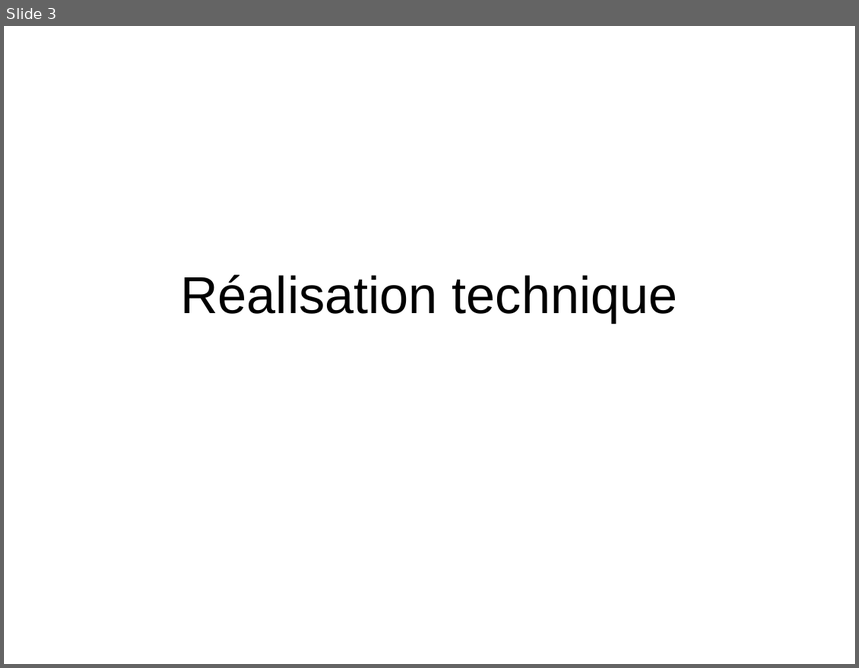
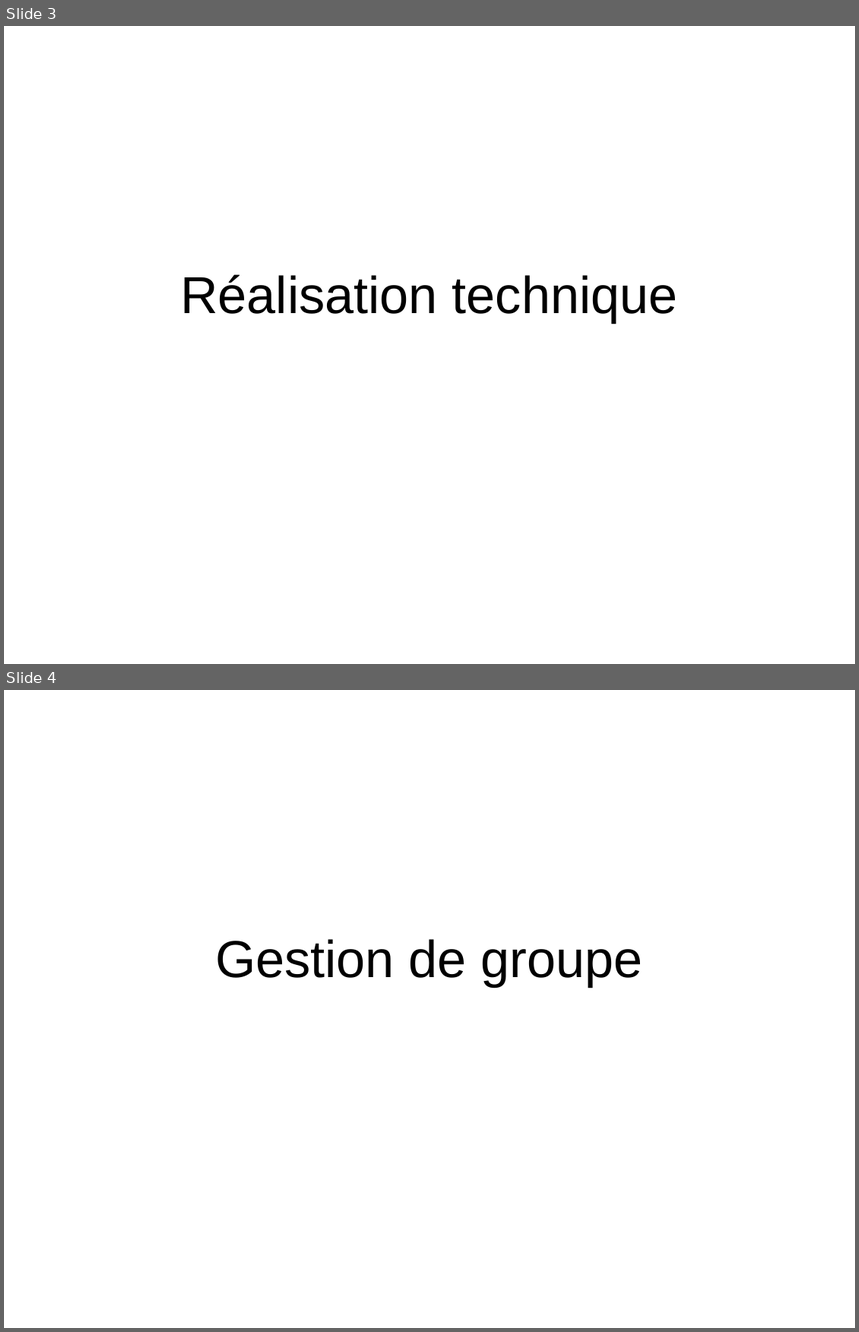
Before and after one commit to pngames/pavillon-noir, a slide deck: pavillonnoir/__doc/shemes/slides/diaporama.ppt. Shown one above the other, each under a label of ours: slide 3 before the commit, slides 3 and 4 after it. The pictures are 859x668 and 859x1332 pixels, drawn with LibreOffice and Linux fonts; fonts in the diff are those of the drawing; background and template pictures are left out. Boxes give left, top, right and bottom in pixels: in the first picture for what was removed or moved away, otherwise in the second. Text is boxed around its words. In the diff, an @@ line names an element or a change of style, - is before the commit and + after.

```diff
--- a/pavillonnoir/__doc/shemes/slides/diaporama.ppt
+++ b/pavillonnoir/__doc/shemes/slides/diaporama.ppt
@@ slide 4 added at (4, 690, 855, 1328), background picture (left out) @@
@@ title added at (215, 939, 643, 986), 44 pt, text #000000 @@
+Gestion de groupe
```
Also in this commit, not shown: 1 slide changed.
